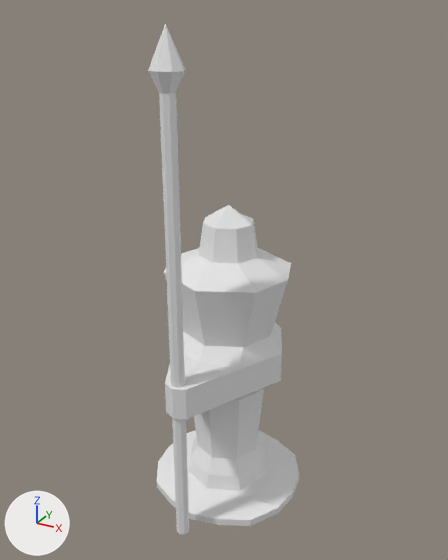
One commit to the FBX model Terracota/Assets/Modelos/Mono/Mono.fbx: the scene before it, then after it.
One viewpoint serves both versions: a 50 mm camera at (1.68, -3.11, 3.06) aimed at (0.01, -0.07, 1.54). Every picture has the same lights, and +X, +Y and +Z are marked at lower left.

The older version as bpy lines, for what is in view:
```python
me_lanza = bpy.data.meshes.new('Lanza')
me_lanza.from_pydata(...)  # 26 vertices, 28 faces; spans x -0.09..0.09, y -0.68..-0.52, z 0.0..3.0
me_lanza.materials.append(mat_lanza)  # white #e7e7e7
me_mono = bpy.data.meshes.new('Mono')
me_mono.from_pydata(...)  # 128 vertices, 128 faces; spans x -0.5..0.5, y -0.66..0.5, z 0.0..2.0
me_mono.materials.append(mat_lanza)  # white #e7e7e7
ob_lanza = bpy.data.objects.new('Lanza', me_lanza)
ob_lanza.location = (0.0, 0.0, 0.0)
ob_mono = bpy.data.objects.new('Mono', me_mono)
ob_mono.location = (0.0, 0.0, 0.0)
```
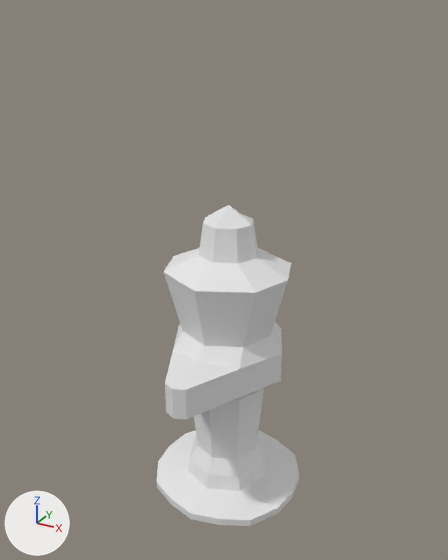
Commit message: lanza independiente de mono

Location of each change, [x1, y1, x2, y2] in pixels of the pictures (448 x 560 px):
'Lanza', deleted
    before: [148, 23, 189, 535]

The change, as a list of edits to the scene's bpy script:
```text
Remove ob_lanza:
    ob_lanza = bpy.data.objects.new('Lanza', me_lanza)
    ob_lanza.location = (0.0, 0.0, 0.0)
```
